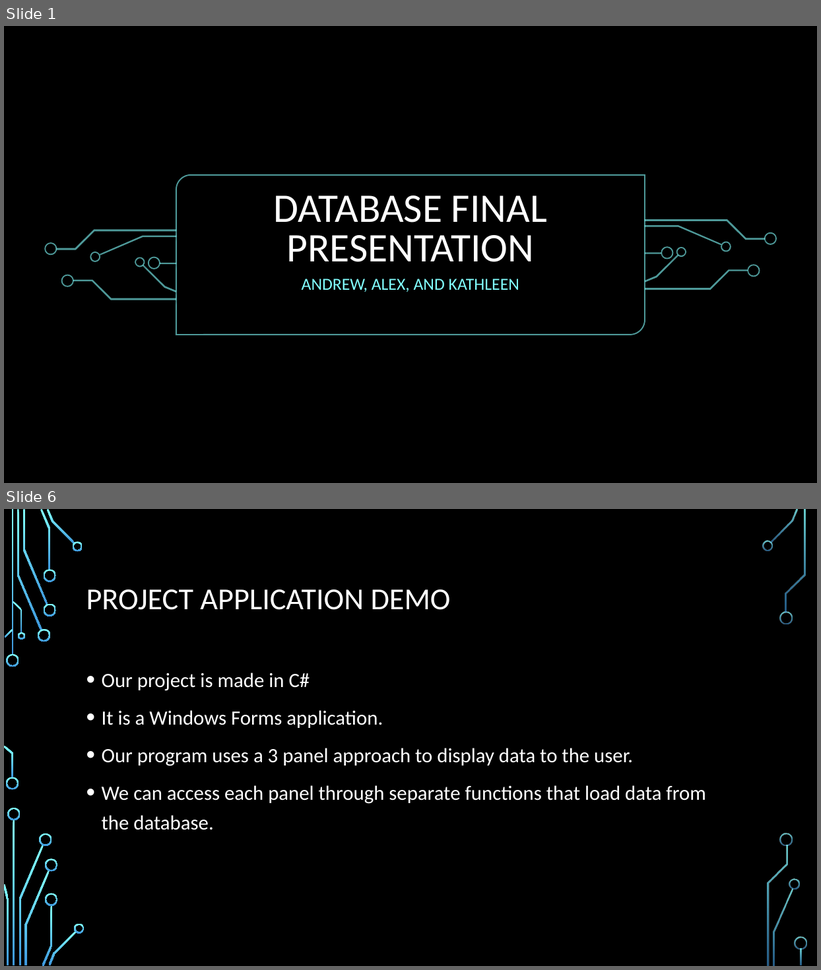
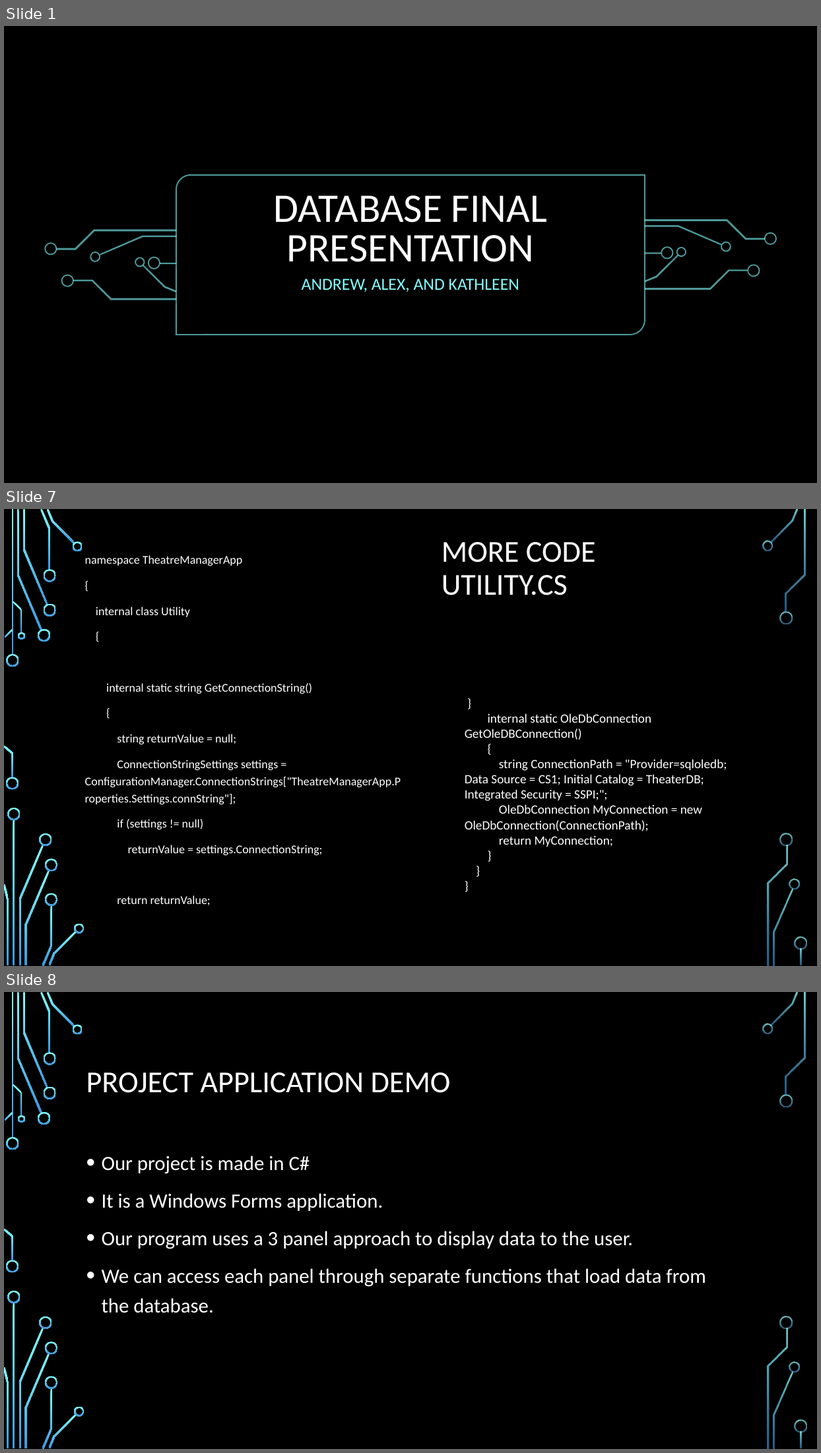
Before and after one commit to KathLevi/TheaterApp, a slide deck: Database Final Presentation.pptx. Shown one above the other, each under a label of ours: slides 1 and 6 before the commit, slides 1, 7 and 8 after it; the slides between them are not shown. The pictures are 821x970 and 821x1453 pixels, drawn with LibreOffice and Linux fonts; fonts in the diff are those of the drawing; background and template pictures are left out. Boxes give left, top, right and bottom in pixels: in the first picture for what was removed or moved away, otherwise in the second. Text is boxed around its words. In the diff, an @@ line names an element or a change of style, - is before the commit and + after.

```diff
--- a/Database Final Presentation.pptx
+++ b/Database Final Presentation.pptx
@@ slide 7 added at <box>4,509,817,966</box>, background picture (left out); not listed: 36 template elements that a slide beside it also shows @@
@@ title added at <box>442,542,596,595</box>, 36 pt, text #FFFFFF @@
+MORE CODE
+UTILITY.CS
@@ text added at <box>85,555,401,906</box>, 14 pt, text #FFFFFF @@
+namespace TheatreManagerApp
+{
+internal class Utility
+{
+internal static string GetConnectionString()
+{
+string returnValue = null;
+ConnectionStringSettings settings = ConfigurationManager.ConnectionStrings["TheatreManagerApp.Properties.Settings.connString"];
+if (settings != null)
+returnValue = settings.ConnectionString;
+return returnValue;
@@ text added at <box>465,714,727,847</box>, 15 pt, text #FFFFFF @@
+}
+internal static OleDbConnection GetOleDBConnection()
+{
+string ConnectionPath = "Provider=sqloledb; Data Source = CS1; Initial Catalog = TheaterDB; Integrated Security = SSPI;";
+OleDbConnection MyConnection = new OleDbConnection(ConnectionPath);
+return MyConnection;
+}
+}
+}
@@ what was slide 6 is now slide 8 @@
```
Also in this commit, not shown: 3 slides changed, 2 other slides added, 1 slide removed.
